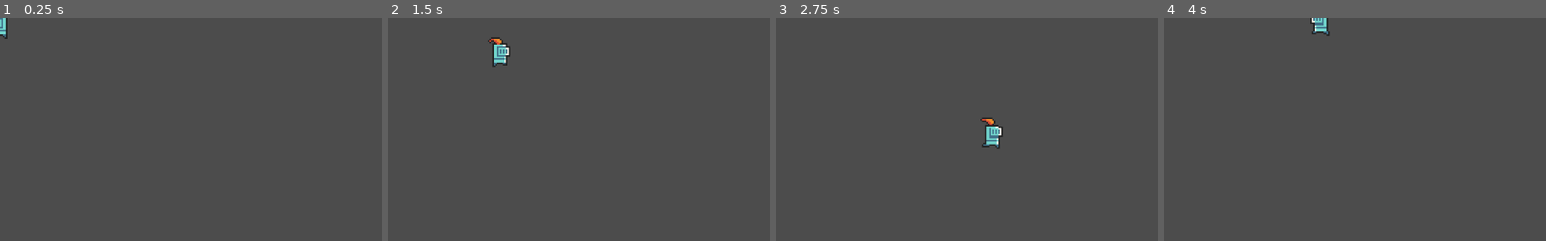
Above: before the commit, frames 1-4 (left to right).
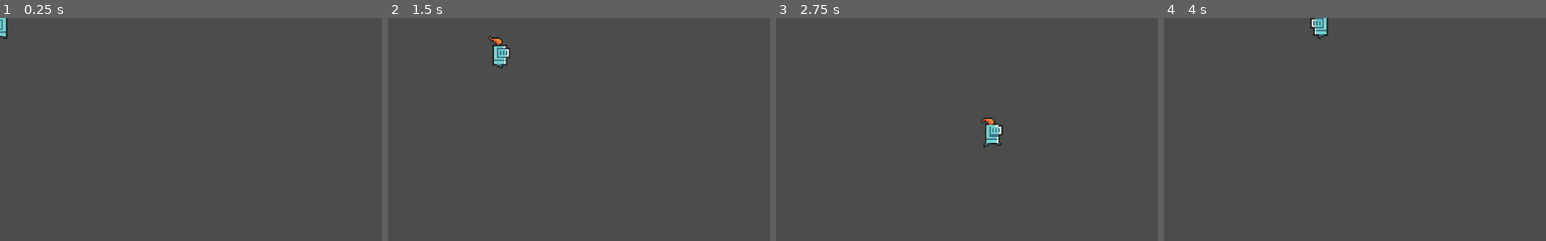
Above: after the commit, the same moments.

Repository: keatonfs/calhacks2022
Game: Godot game, scene res://Scene1.tscn
The game is run twice, just before and just after one commit, with the same random seed, the same clock (stepped at 60 frames per second) and the same inputs. This scene is started directly instead of the project's main scene.
Inputs:
- Up to frame 1 (0.25 s): no input
- Up to frame 2 (1.5 s): tap Enter at 0.5 s; hold D (right) 0.53-1.28 s; hold S (down) from 1.28 s (still down)
- Up to frame 3 (2.75 s): release S (down) at 2.03 s; hold D (right) from 2.03 s (still down)
- Up to frame 4 (4 s): release D (right) at 2.78 s; hold W (up) 2.78-3.53 s; hold A (left) from 3.53 s (still down)
The pictures show only the part of the screen within x 0-50%, y 0-50%; the shares and areas given below are measured in that part.

The runs differ from the first frame. In frame 1, less than 0.1% of the frame differs, in the area x 0-2%, y 0-10%; in frame 2, 0.2%; in frame 3, 0.3%, in the area x 53-60%, y 44-59%; in frame 4, 0.2%.

Commit message:
Begin adding tilemap

Diff:
--- /dev/null
+++ b/Entity.gd
@@ -0,0 +1,25 @@
+extends KinematicBody2D
+
+var health;
+
+
+# Declare member variables here. Examples:
+# var a = 2
+# var b = "text"
+
+
+# Called when the node enters the scene tree for the first time.
+func _ready():
+	pass # Replace with function body.
+
+
+# Called every frame. 'delta' is the elapsed time since the previous frame.
+#func _process(delta):
+	#if health <= 0:
+#		die()
+
+
+func takeDamage():
+	health -= 1
+
+# func die():
--- a/KinematicBody2D.gd
+++ b/KinematicBody2D.gd
@@ -1,4 +1,4 @@
-extends KinematicBody2D
+extends "res://Entity.gd"
 
 export (int) var speed = 200
 
--- a/Scene1.tscn
+++ b/Scene1.tscn
@@ -9,24 +9,30 @@
 [ext_resource path="res://assets/0x72_DungeonTilesetII_v1.4/frames/knight_m_run_anim_f3.png" type="Texture" id=7]
 [ext_resource path="res://assets/0x72_DungeonTilesetII_v1.4/frames/knight_m_run_anim_f0.png" type="Texture" id=8]
 [ext_resource path="res://assets/0x72_DungeonTilesetII_v1.4/frames/knight_m_run_anim_f1.png" type="Texture" id=9]
+[ext_resource path="res://Entity.gd" type="Script" id=10]
 
 [sub_resource type="SpriteFrames" id=3]
 animations = [ {
 "frames": [ ExtResource( 4 ), ExtResource( 3 ), ExtResource( 2 ), ExtResource( 1 ) ],
 "loop": true,
 "name": "idle",
-"speed": 5.0
+"speed": 6.0
 }, {
 "frames": [ ExtResource( 8 ), ExtResource( 9 ), ExtResource( 6 ), ExtResource( 7 ) ],
 "loop": true,
 "name": "run",
-"speed": 5.0
+"speed": 8.0
 } ]
 
 [sub_resource type="RectangleShape2D" id=2]
 extents = Vector2( 6, 8 )
 
+[sub_resource type="TileSet" id=4]
+
 [node name="Node2D" type="Node2D"]
+
+[node name="Entity" type="KinematicBody2D" parent="."]
+script = ExtResource( 10 )
 
 [node name="Player" type="KinematicBody2D" parent="."]
 scale = Vector2( 2, 2 )
@@ -35,9 +41,13 @@
 [node name="AnimatedSprite" type="AnimatedSprite" parent="Player"]
 frames = SubResource( 3 )
 animation = "idle"
-frame = 3
 playing = true
 
 [node name="CollisionShape2D" type="CollisionShape2D" parent="Player"]
 position = Vector2( 1, 6 )
 shape = SubResource( 2 )
+
+[node name="TileMap" type="TileMap" parent="."]
+tile_set = SubResource( 4 )
+cell_custom_transform = Transform2D( 16, 16, 0, 0, 0, 0 )
+format = 1
Not shown: 1 places in Scene1.tscn that only renumber resources
